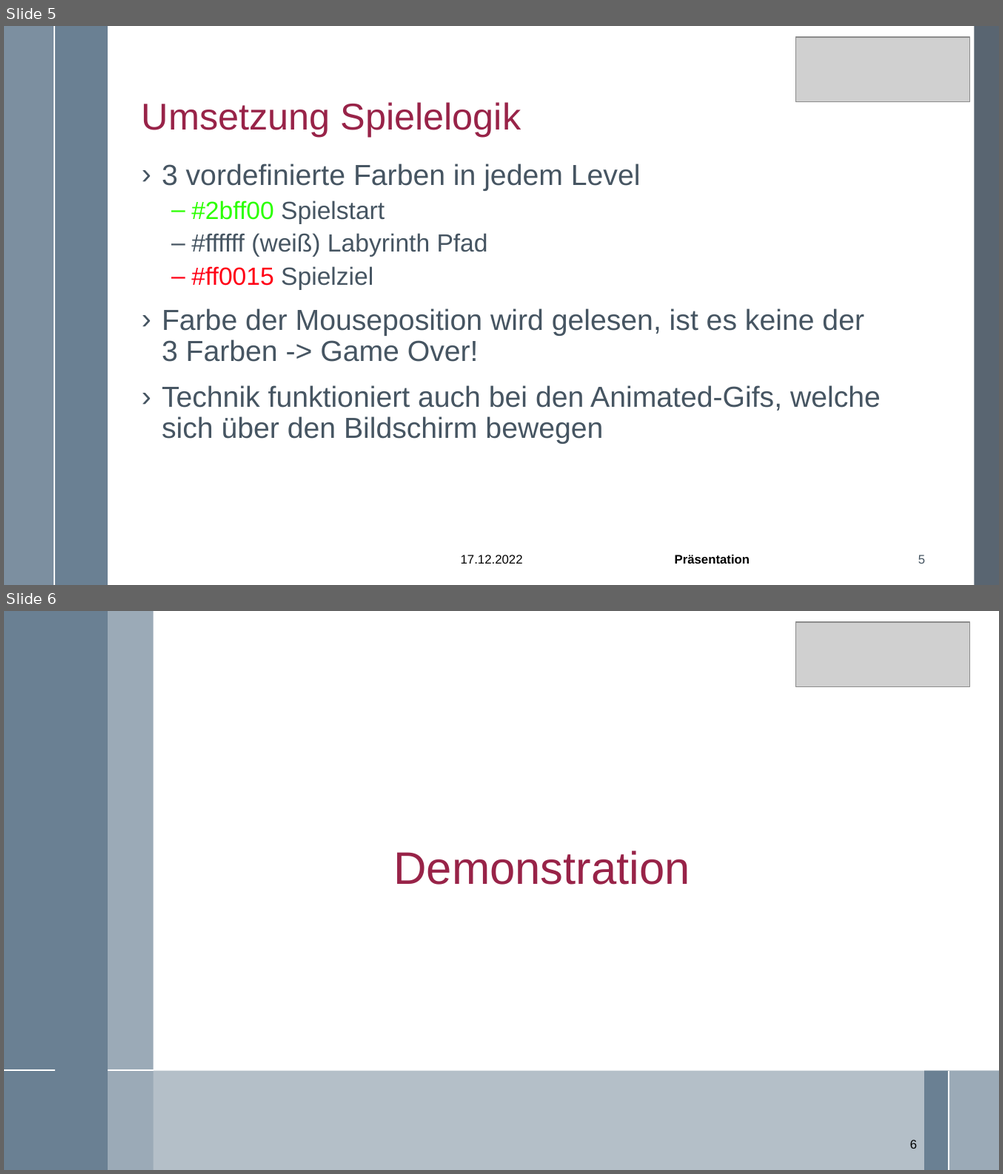
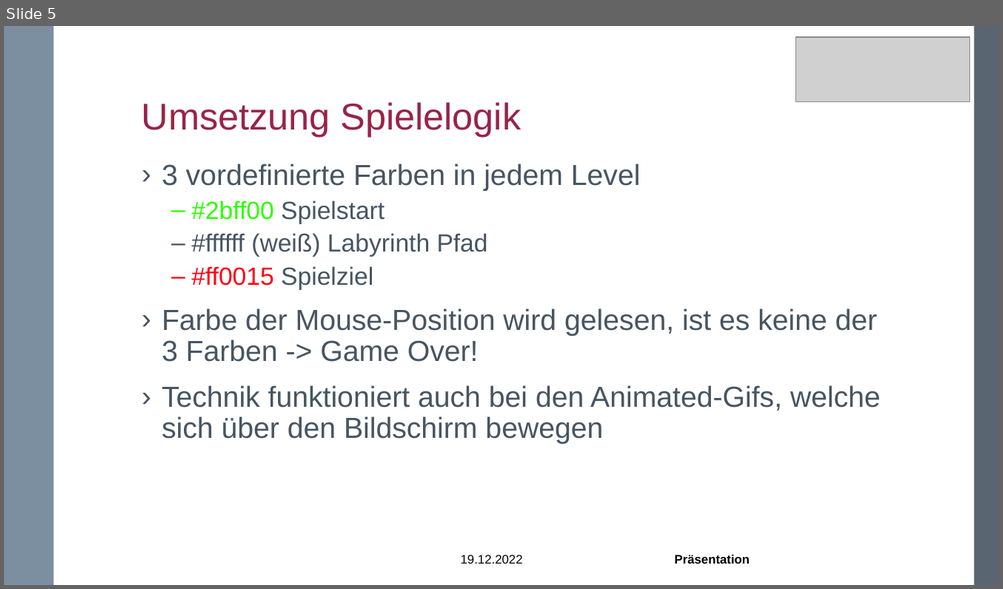
Before and after one commit to MightyModerator/donttouchthewall, a slide deck: documents/Präsentation-G2.pptx. Shown one above the other, each under a label of ours: slides 5 and 6 before the commit, slide 5 after it. The pictures are 1003x1174 and 1003x589 pixels, drawn with LibreOffice and Linux fonts; fonts in the diff are those of the drawing; grey boxes stand for pictures; background and template pictures are left out. Boxes give left, top, right and bottom in pixels: in the first picture for what was removed or moved away, otherwise in the second. Text is boxed around its words. In the diff, an @@ line names an element or a change of style, - is before the commit and + after.

```diff
--- a/documents/Präsentation-G2.pptx
+++ b/documents/Präsentation-G2.pptx
@@ slide 6 removed at [4, 611, 999, 1170], background #FFFFFF @@
@@ rectangle removed at [4, 611, 103, 1170] @@
@@ rectangle removed at [55, 611, 107, 1170] @@
@@ rectangle removed at [103, 611, 153, 1170] @@
@@ line removed from (103, 611) to (103, 1170) @@
@@ picture removed at [796, 622, 970, 687] @@
@@ title removed at [393, 851, 689, 885] @@
-Demonstration
@@ rectangle removed at [4, 1071, 999, 1170] @@
@@ line removed from (4, 1071) to (153, 1071) @@
@@ rectangle removed at [924, 1071, 948, 1170] @@
@@ rectangle removed at [948, 1071, 999, 1170] @@
@@ line removed from (948, 1071) to (948, 1170) @@
@@ page number removed at [910, 1140, 916, 1149] @@
-6
@@ slide 5 changed as well @@
@@ rectangle removed at [55, 26, 107, 585] @@
@@ text at [162, 309, 877, 362]: text changed @@
-› Farbe der Mouseposition wird gelesen, ist es keine der
-  3 Farben -> Game Over!
+› Farbe der Mouse-Position wird gelesen, ist es keine der
+  3 Farben -> Game Over!
@@ text at [461, 555, 523, 564]: text changed @@
-17.12.2022
+19.12.2022
@@ page number removed at [918, 555, 925, 564] @@
-5
```
Also in this commit, not shown: 14 other slides changed, 3 slides added, 2 other slides removed, 16 other files.
